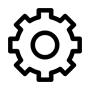
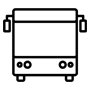
Comparing the layer stacks of the two 90px x 90px images. Changes:
hid "Settings" over [8, 8, 82, 82]
added layer "Layer 2" above "Report" over [3, 8, 87, 82]
